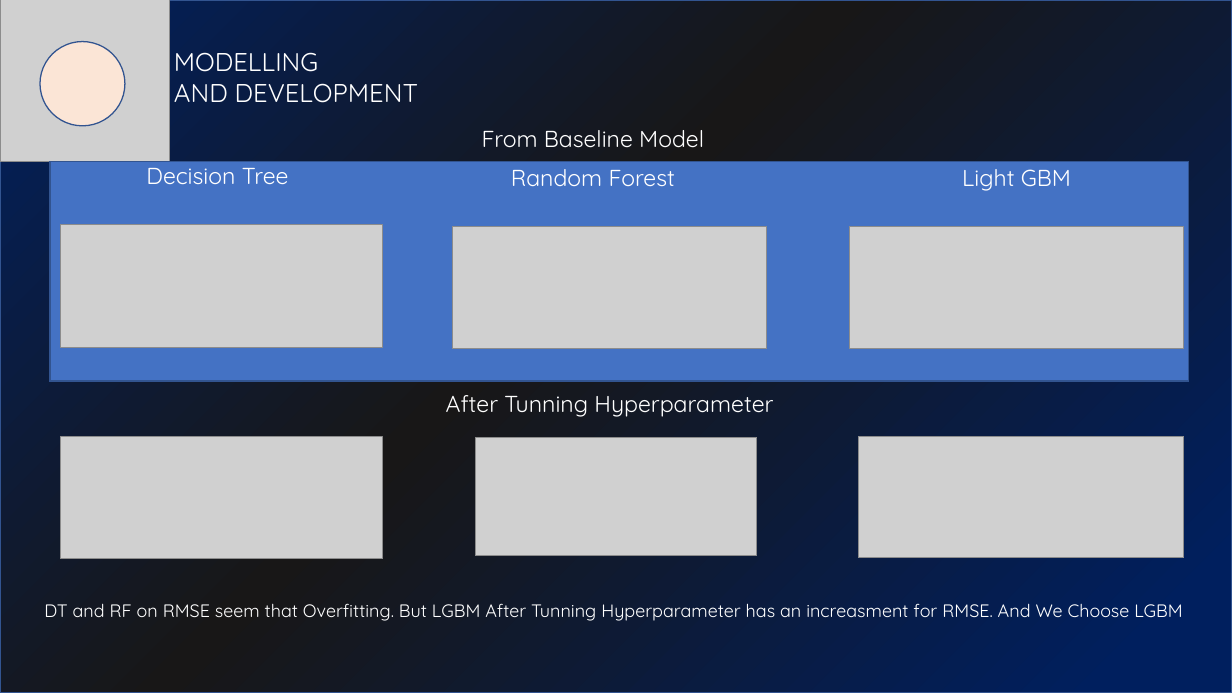
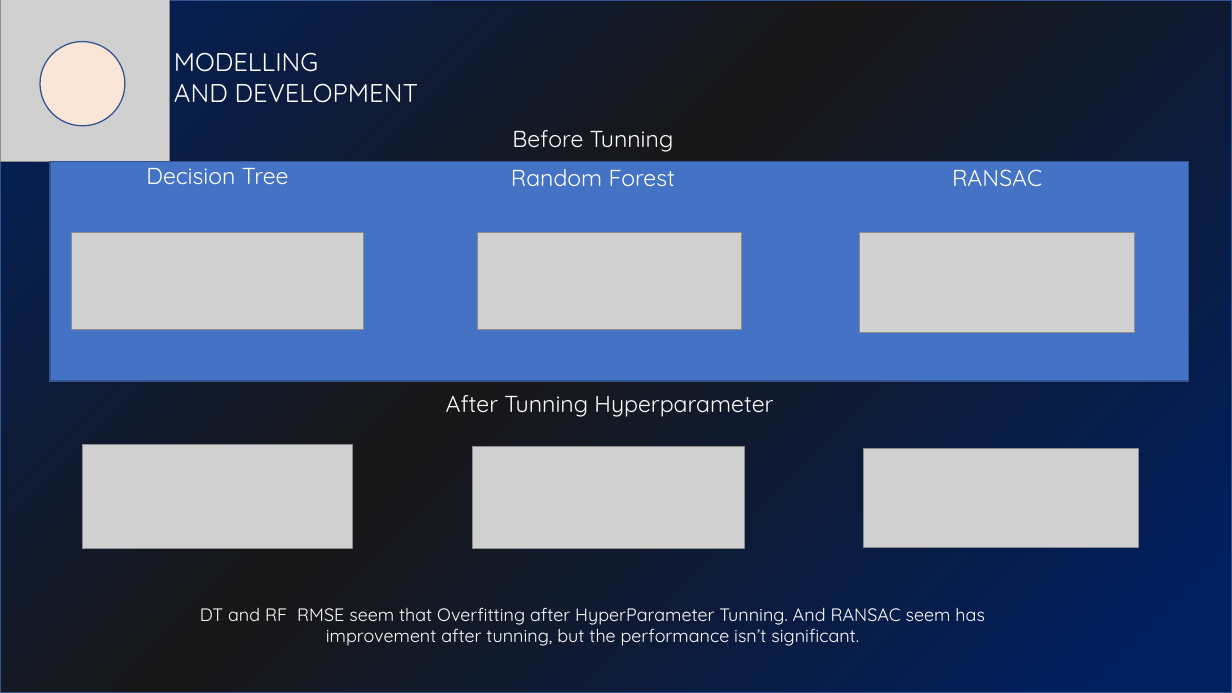
Before and after one commit to yodialfa/BPJSCostPrediction-Hackathon, a slide deck: slide 20 of bpjs.pptx (slide 17 before the commit). Drawn at 1232x693 pixels with LibreOffice and Linux fonts; fonts in the diff are those of the drawing; grey boxes stand for pictures. Boxes give left, top, right and bottom in pixels: in the first picture for what was removed or moved away, otherwise in the second. Text is boxed around its words. In the diff, an @@ line names an element or a change of style, - is before the commit and + after.

```diff
--- a/bpjs.pptx
+++ b/bpjs.pptx
@@ text at (512,130,674,152): text changed @@
-From Baseline Model
+Before Tunning
@@ text at (952,169,1042,186): text changed @@
-Light GBM
+RANSAC
@@ picture: place and size @@
-picture at (60,224,382,347)
+picture at (71,233,363,330)
@@ picture: place and size @@
-picture at (453,226,767,348)
+picture at (478,233,742,330)
@@ picture: place and size @@
-picture at (850,226,1184,348)
+picture at (860,232,1135,332)
@@ picture: place and size @@
-picture at (60,437,383,559)
+picture at (82,445,352,548)
@@ picture: place and size @@
-picture at (475,437,757,555)
+picture at (472,446,745,548)
@@ picture: place and size @@
-picture at (859,436,1184,558)
+picture at (864,448,1139,547)
@@ text at (200,607,984,646): text changed @@
-DT and RF on RMSE seem that Overfitting. But LGBM After Tunning Hyperparameter has an increasment for RMSE. And We Choose LGBM
+DT and RF RMSE seem that Overfitting after HyperParameter Tunning. And RANSAC seem has improvement after tunning, but the performance isn’t significant.
```
Also in this commit, not shown: 2 other slides changed, 7 slides added, 2 other files.
